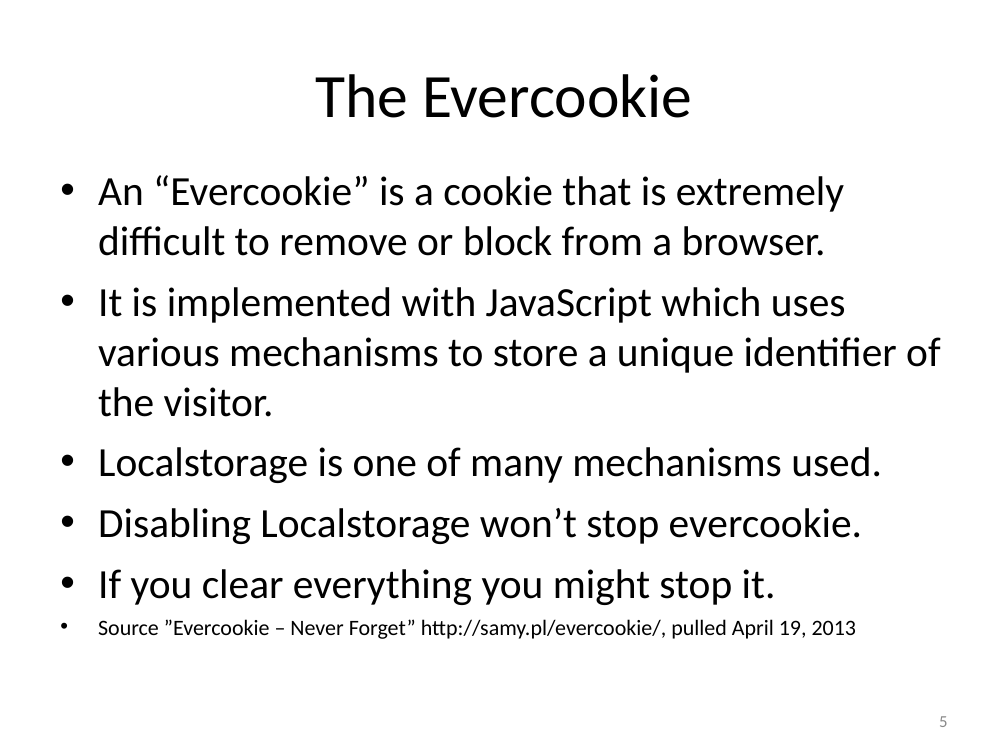
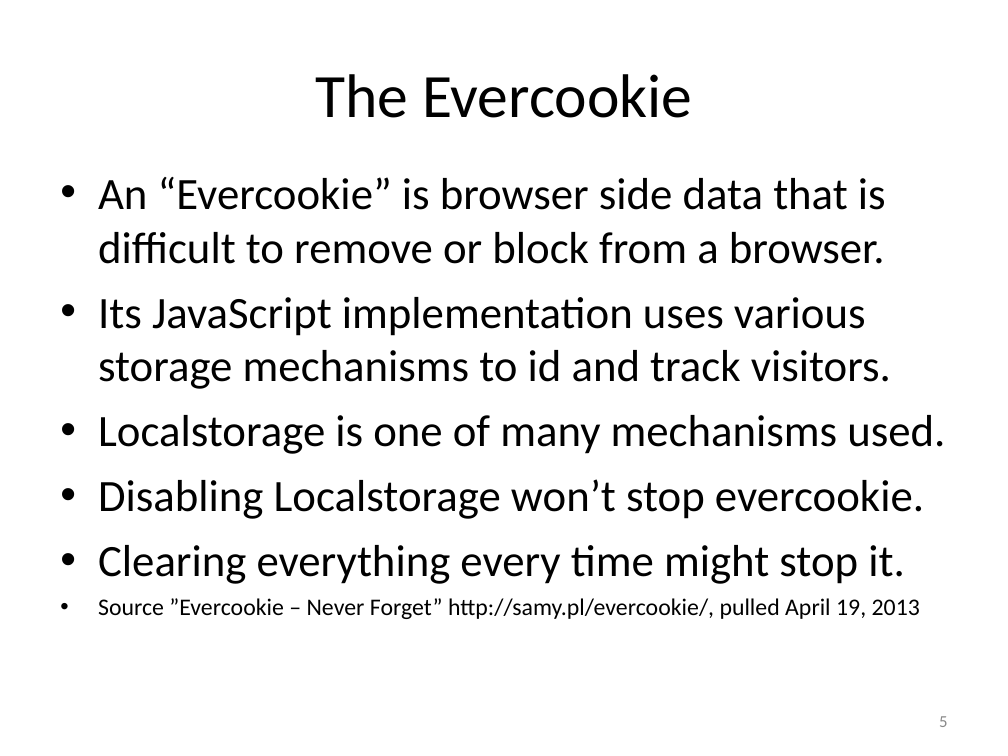
Before and after one commit to EdCharbeneau/CodePaLOUsa, a slide deck: slide 5 of 2013/LocalStorageSecurity/LocalStoragePresentation.ppt. Drawn at 1008x756 pixels with LibreOffice and Linux fonts; fonts in the diff are those of the drawing. Boxes give left, top, right and bottom in pixels: in the first picture for what was removed or moved away, otherwise in the second. Text is boxed around its words. In the diff, an @@ line names an element or a change of style, - is before the commit and + after.

```diff
--- a/2013/LocalStorageSecurity/LocalStoragePresentation.ppt
+++ b/2013/LocalStorageSecurity/LocalStoragePresentation.ppt
@@ text at (x1=98, y1=177, x2=891, y2=389): text changed; size 29.6 to 32 pt @@
-• An “Evercookie” is a cookie that is extremely difficult to remove or block from a browser.
-• It is implemented with JavaScript which uses various mechanisms to store a unique identifier of the visitor.
+• An “Evercookie” is browser side data that is difficult to remove or block from a browser.
+• Its JavaScript implementation uses various storage mechanisms to id and track visitors.
@@ text at (x1=98, y1=415, x2=945, y2=619): size 29.6 to 32 pt in "Localstorage is one of many mechanisms used.", "Disabling Localstorage won’t stop evercookie."; size 15.7 to 17 pt in "Source ”Evercookie – Never Forget” http://samy.pl/evercookie ..." @@
@@ text at (x1=98, y1=545, x2=905, y2=584): text changed; size 29.6 to 32 pt @@
-• If you clear everything you might stop it.
+• Clearing everything every time might stop it.
```
Also in this commit, not shown: 12 other slides changed.
